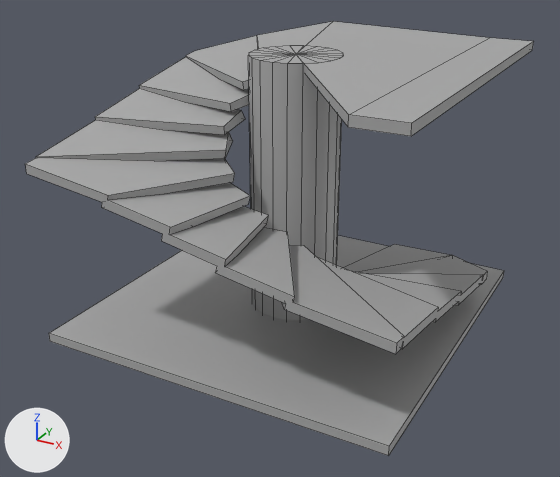
What one commit did to the FBX model UnityProjects/House of Healing/Assets/_Project/Art/Models/structure_stairspiral.fbx.
Both versions are drawn from a camera (50 mm lens) standing at (5.81, -5.28, 4.5) and looking at (1.97, 1.71, 1.0). The axes (+X, +Y, +Z) are drawn at lower left. The lights are the same throughout. The first picture is the older version. Mesh edges are drawn as thin lines. Where no turn or scale is listed for an object, it has been applied to the vertices.

Names of what the first picture shows: 'stairspiral_floor', 'stairspiral_pillar', 'stairspiral_steps'.
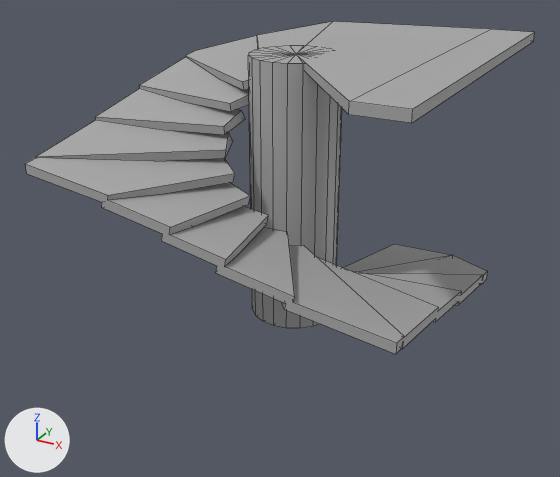
Pixel boxes (x1, y1, x2, y2) of what changed, in the pictures (560 x 477 px; the box of a moved part takes in the faces that stretch with it):
```json
{"object": "stairspiral_steps", "change": "reshaped", "before": [25, 21, 534, 354], "after": [25, 21, 535, 354]}
{"object": "stairspiral_floor", "change": "deleted", "before": [49, 236, 504, 456]}
{"part": 1, "of": "me_mesh_002", "change": "moved or reshaped", "before": [302, 21, 534, 136], "after": [299, 21, 535, 123]}
```

Edits to the scene script, one JSON object a line:
```json
{"block": "me_mesh_002", "where": "# used by ob_stairspiral_steps; location = (0.0, 0.0, 0.0)"}
{"block": "me_mesh_002", "where": "# before: 0 (4.0, 0.0, 2.9) at pixel (411, 136), 1 (4.0, 4.0, 2.9) at pixel (532, 50), 2 (4.0, 4.0, 3.0) at pixel (533, 41), 3 (4.0, 0.0, 3.0) at pixel (411, 123), 4 (3.5, 0.0, 2.9) at pixel (348, 127)"}
{"block": "me_mesh_002", "where": "# before: 5 (3.5, 0.0, 3.0) at pixel (348, 114), 7 (3.5, 4.0, 2.9), 8 (3.5, 4.0, 3.0) at pixel (489, 37)"}
{"op": "remove", "block": "me_mesh_002", "code": "me_mesh_002.from_pydata(...)  # 196 vertices, 94 faces; spans x 0.0..4.0, y 0.0..4.0, z 0.05..3.05"}
{"op": "add", "block": "me_mesh_002", "code": "me_mesh_002.from_pydata(...)  # 196 vertices, 94 faces; spans x 0.0..4.0, y 0.0..4.0, z 0.05..3.1"}
{"block": "me_mesh_002", "change": "me_mesh_002 part 1"}
{"op": "add", "block": "me_mesh_002", "code": "for i in [*range(0, 6), 7, 8]: me_mesh_002.vertices[i].co += Vector((0.0, 0.0, 0.1))"}
{"op": "remove", "block": "ob_stairspiral_floor", "code": ["ob_stairspiral_floor = bpy.data.objects.new('stairspiral_floor', me_mesh)", "ob_stairspiral_floor.location = (0.0, 0.0, 0.0)"]}
```
